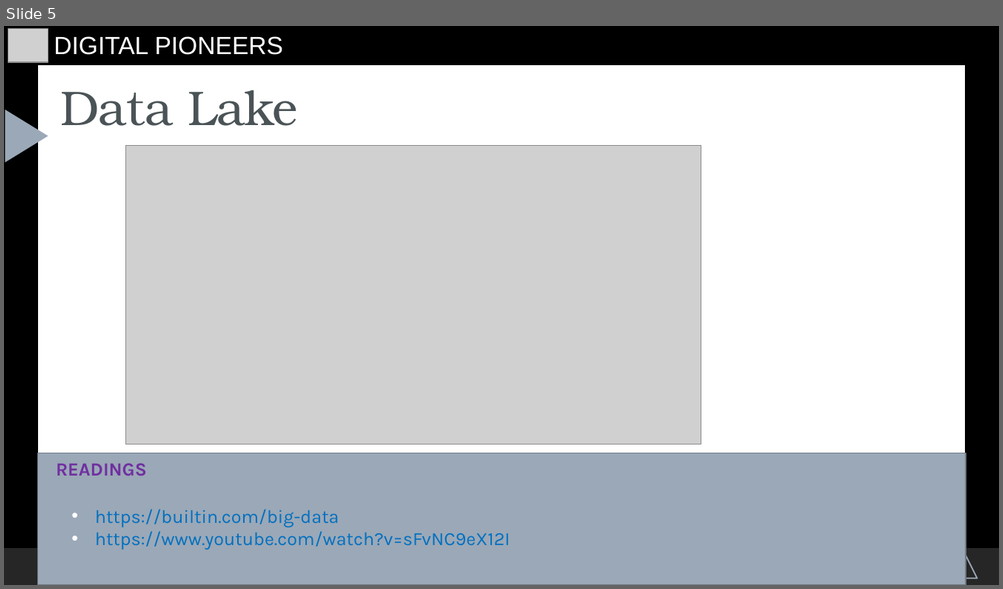
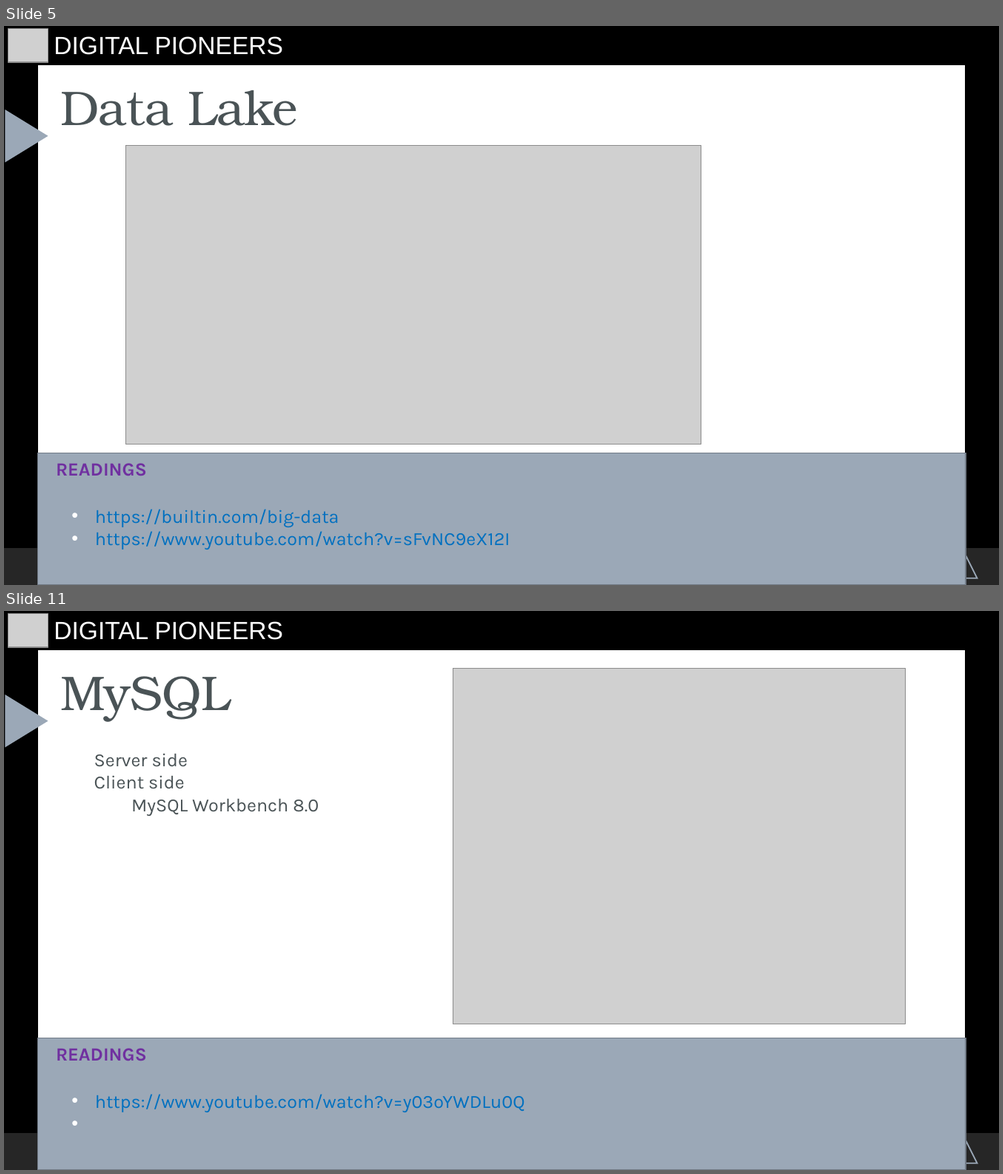
Before and after one commit to starswish2100/pythoninfinance, a slide deck: Intro/SLIDES/Data Modelling.odp. Shown one above the other, each under a label of ours: slide 5 before the commit, slides 5 and 11 after it; the slides between them are not shown. The pictures are 1003x589 and 1003x1174 pixels, drawn with LibreOffice and Linux fonts; fonts in the diff are those of the drawing; grey boxes stand for pictures. Boxes give left, top, right and bottom in pixels: in the first picture for what was removed or moved away, otherwise in the second. Text is boxed around its words. In the diff, an @@ line names an element or a change of style, - is before the commit and + after.

```diff
--- a/Intro/SLIDES/Data Modelling.odp
+++ b/Intro/SLIDES/Data Modelling.odp
@@ slide 11 added at bbox=[4, 611, 999, 1170], background #000000; not listed: 5 template elements that a slide beside it also shows @@
@@ picture added at bbox=[8, 614, 48, 647] @@
@@ text added at bbox=[54, 621, 284, 640], 24 pt, text #FFFFFF @@
+DIGITAL PIONEERS
@@ title added at bbox=[60, 676, 230, 722], 47 pt, text #4A5356 @@
+MySQL
@@ picture added at bbox=[452, 669, 905, 1025] @@
@@ text added at bbox=[94, 753, 318, 816], 18 pt, text #4A5356 @@
+• Server side
+• Client side
+  • MySQL Workbench 8.0
@@ freeform shape added at bbox=[37, 1039, 965, 1170], fill #9BA8B7, outline #717A86 1.25 pt @@
@@ text added at bbox=[56, 1048, 147, 1061], 18 pt, text #7030A0, bold @@
+READINGS
@@ text added at bbox=[95, 1094, 525, 1113], 18 pt, text #0070C0 @@
+• https://www.youtube.com/watch?v=y03oYWDLu0Q
```
Also in this commit, not shown: 7 other slides added, 1 other file.
